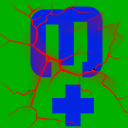
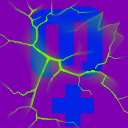
Layer changes from the first 128 x 128 image to the second:
painted on "crack_4.png" over [0,0,128,128]
painted on "Background copy" over [0,0,128,128]